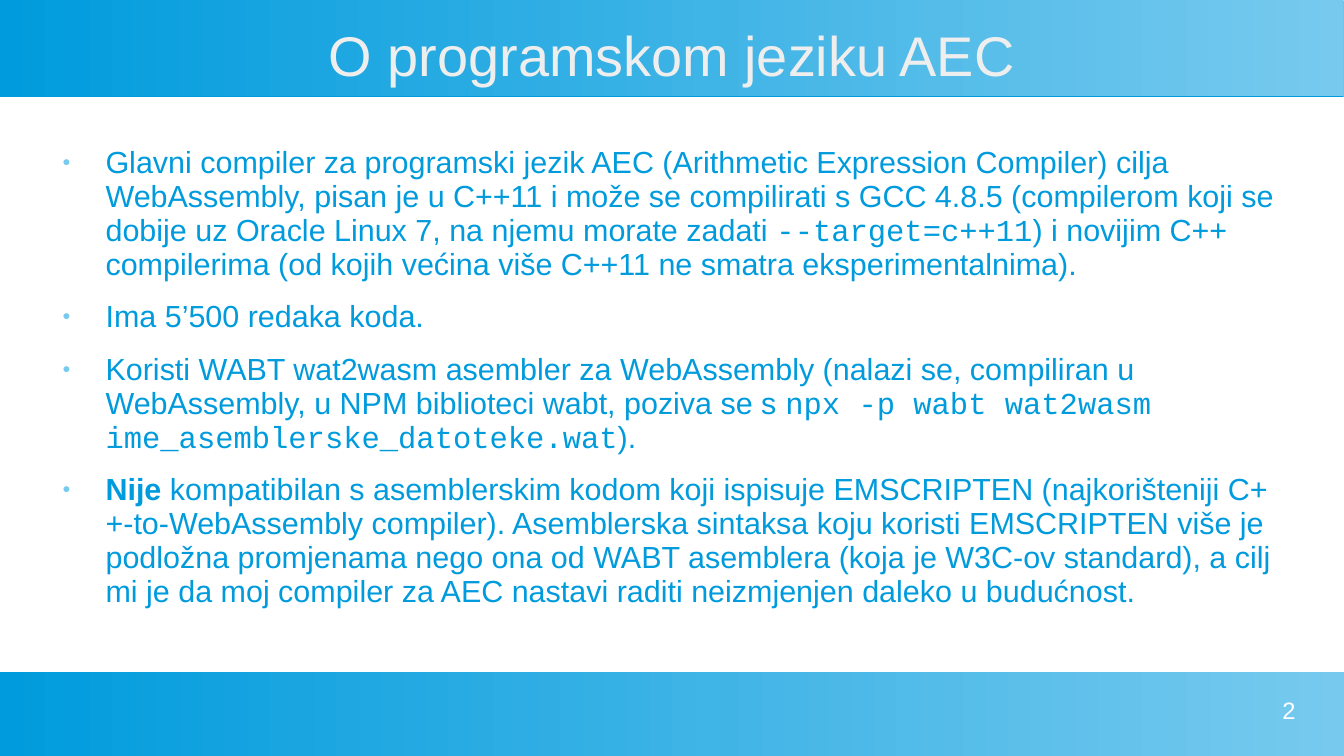
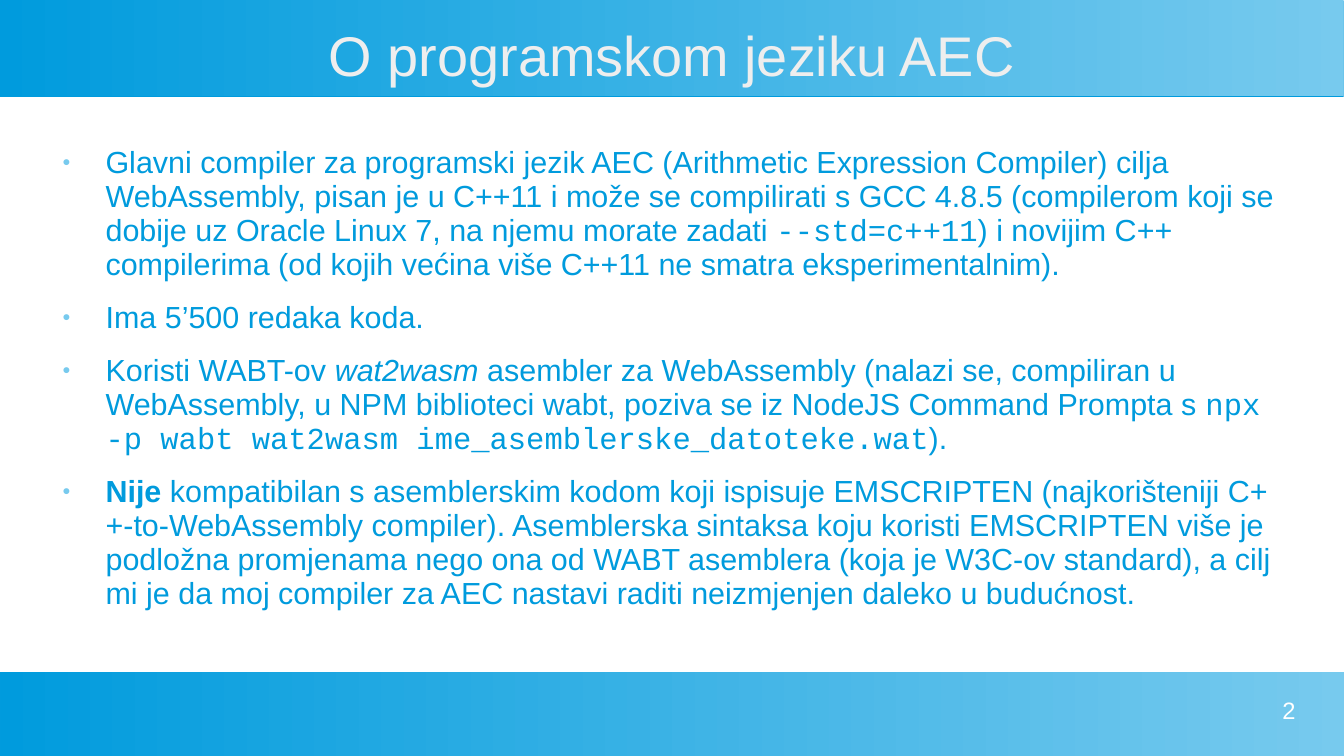
Before and after one commit to FlatAssembler/AECforWebAssembly, a slide deck: slide 2 of vizualizacija_stabala.ppt. Drawn at 1344x756 pixels with LibreOffice and Linux fonts; fonts in the diff are those of the drawing. Boxes give left, top, right and bottom in pixels: in the first picture for what was removed or moved away, otherwise in the second. Text is boxed around its words. In the diff, an @@ line names an element or a change of style, - is before the commit and + after.

```diff
--- a/vizualizacija_stabala.ppt
+++ b/vizualizacija_stabala.ppt
@@ text at (x1=106, y1=151, x2=1273, y2=281): text changed @@
-● Glavni compiler za programski jezik AEC (Arithmetic Expression Compiler) cilja WebAssembly, pisan je u C++11 i može se compilirati s GCC 4.8.5 (compilerom koji se dobije uz Oracle Linux 7, na njemu morate zadati --target=c++11) i novijim C++ compilerima (od kojih većina više C++11 ne smatra eksperimentalnima).
+● Glavni compiler za programski jezik AEC (Arithmetic Expression Compiler) cilja WebAssembly, pisan je u C++11 i može se compilirati s GCC 4.8.5 (compilerom koji se dobije uz Oracle Linux 7, na njemu morate zadati --std=c++11) i novijim C++ compilerima (od kojih većina više C++11 ne smatra eksperimentalnim).
@@ text at (x1=106, y1=359, x2=1260, y2=456): text changed @@
-● Koristi WABT wat2wasm asembler za WebAssembly (nalazi se, compiliran u WebAssembly, u NPM biblioteci wabt, poziva se s npx -p wabt wat2wasm ime_asemblerske_datoteke.wat).
+● Koristi WABT-ov wat2wasm asembler za WebAssembly (nalazi se, compiliran u WebAssembly, u NPM biblioteci wabt, poziva se iz NodeJS Command Prompta s npx -p wabt wat2wasm ime_asemblerske_datoteke.wat).
```
Also in this commit, not shown: 3 other slides changed, 1 slide added.
